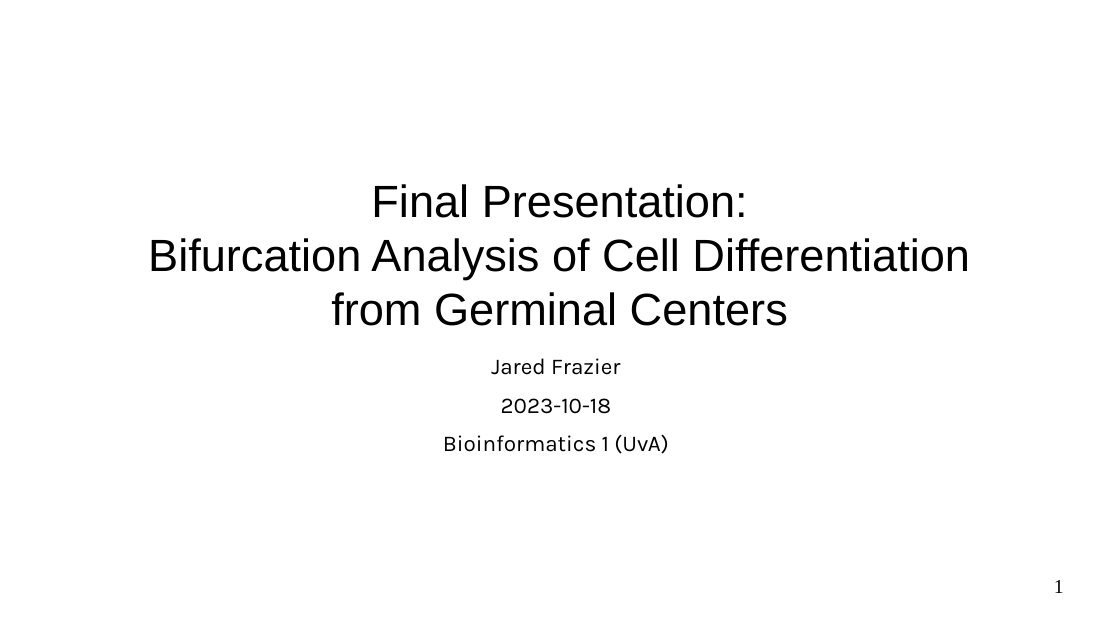
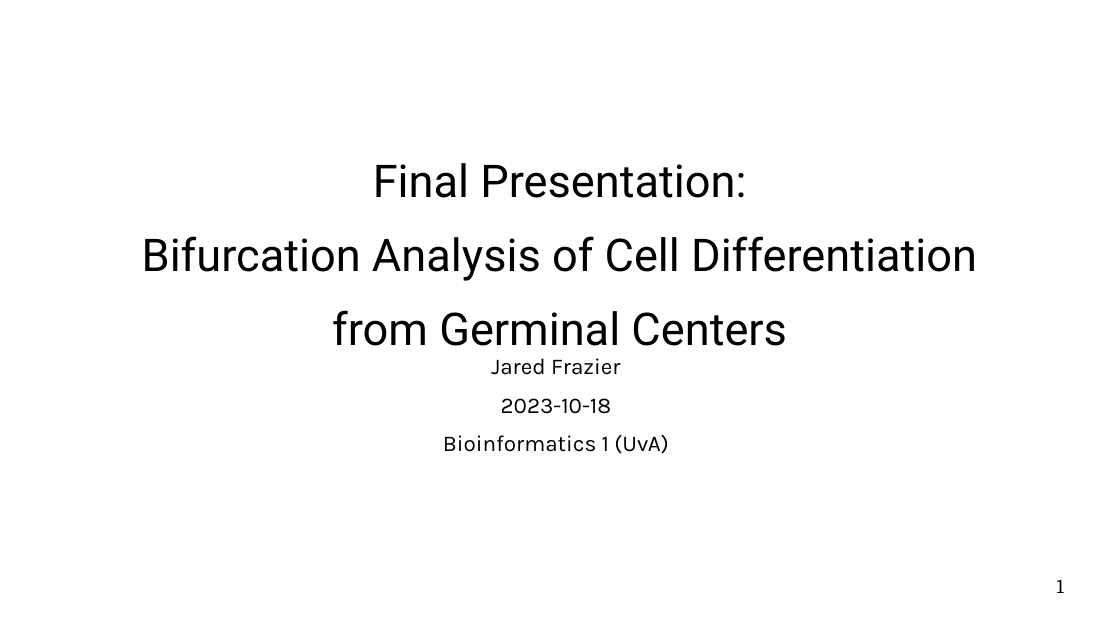
Before and after one commit to jfdev001/PlasmaCellDiff, a slide deck: slide 1 of pptx/JaredFrazier_Group1_Modelling.pptx. Drawn at 1120x630 pixels with LibreOffice and Linux fonts; fonts in the diff are those of the drawing. Boxes give left, top, right and bottom in pixels: in the first picture for what was removed or moved away, otherwise in the second. Text is boxed around its words. In the diff, an @@ line names an element or a change of style, - is before the commit and + after.

```diff
--- a/pptx/JaredFrazier_Group1_Modelling.pptx
+++ b/pptx/JaredFrazier_Group1_Modelling.pptx
@@ subtitle "Final Presentation:" at box(142, 163, 977, 346): font Arial to Roboto, highlight none to #000000; more space between paragraphs @@
@@ page number at box(1057, 580, 1064, 593): font Times New Roman to Cambria @@
```
Also in this commit, not shown: 7 other slides changed.
